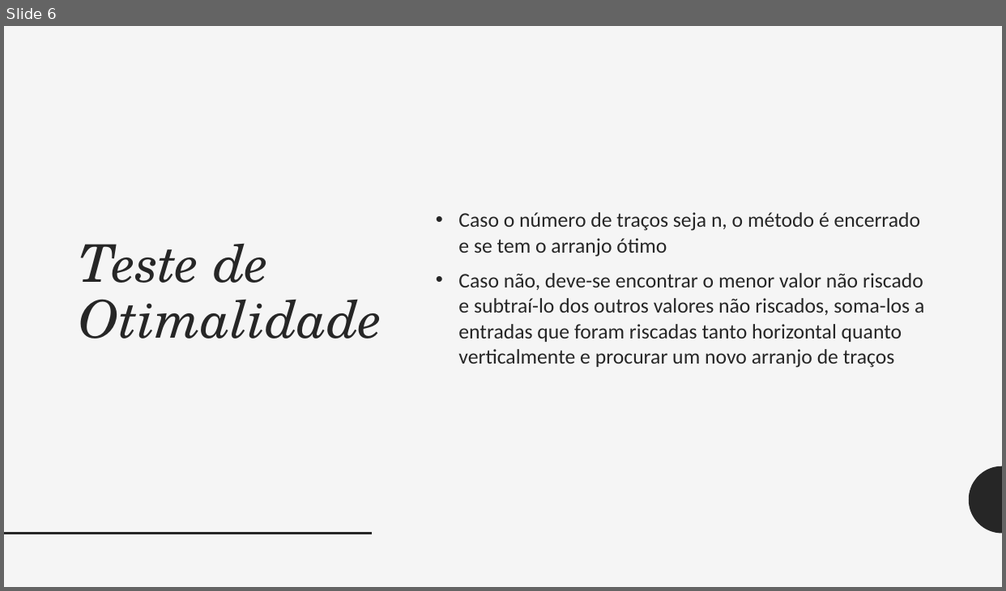
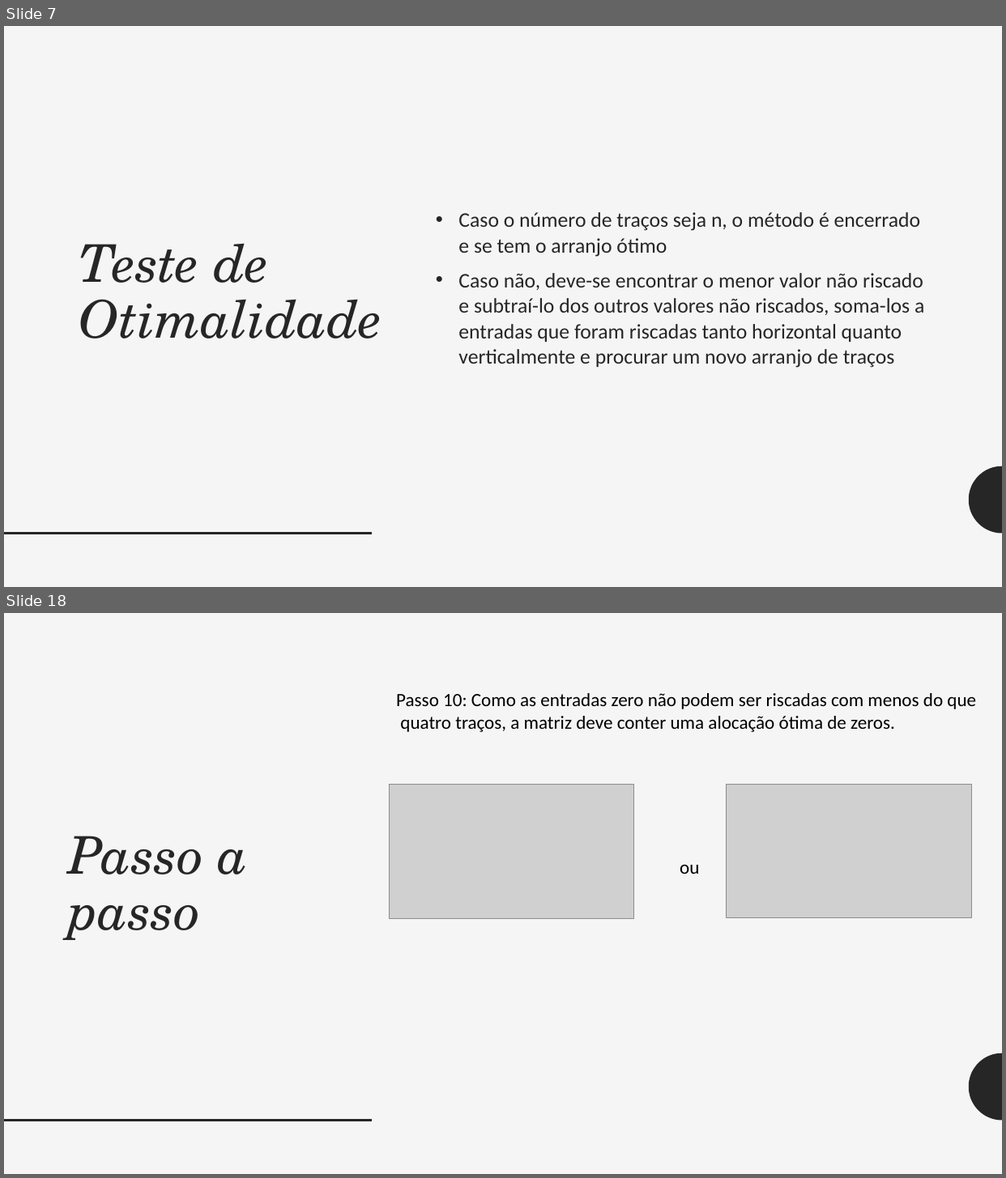
Before and after one commit to rafaelmotaalves/MetodoHungaro, a slide deck: MetodoHungaro.pptx. Shown one above the other, each under a label of ours: slide 6 before the commit, slides 7 and 18 after it; the slides between them are not shown. The pictures are 1006x591 and 1006x1178 pixels, drawn with LibreOffice and Linux fonts; fonts in the diff are those of the drawing; grey boxes stand for pictures. Boxes give left, top, right and bottom in pixels: in the first picture for what was removed or moved away, otherwise in the second. Text is boxed around its words. In the diff, an @@ line names an element or a change of style, - is before the commit and + after.

```diff
--- a/MetodoHungaro.pptx
+++ b/MetodoHungaro.pptx
@@ slide 18 added at (4,613,1002,1174), background #F5F5F5; not listed: 2 template elements that a slide beside it also shows @@
@@ text added at (396,693,976,732), 18 pt, text #000000 @@
+Passo 10: Como as entradas zero não podem ser riscadas com menos do que
+quatro traços, a matriz deve conter uma alocação ótima de zeros.
@@ picture added at (389,785,634,919) @@
@@ picture added at (727,785,972,918) @@
@@ title added at (69,836,248,940), 50 pt, text #262626, italic @@
+Passo a passo
@@ text added at (680,864,699,874), 18 pt, text #000000 @@
+ou
@@ what was slide 6 is now slide 7 @@
```
Also in this commit, not shown: 2 slides changed, 12 other slides added.
